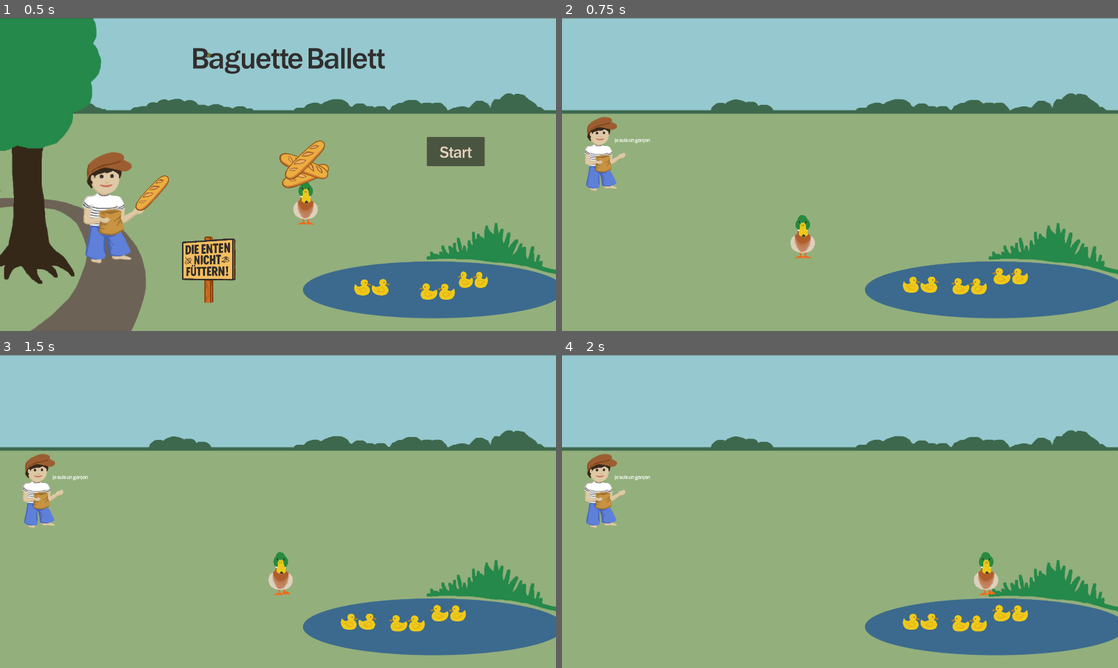
Above: before the commit, frames 1-4 (two rows, left to right).
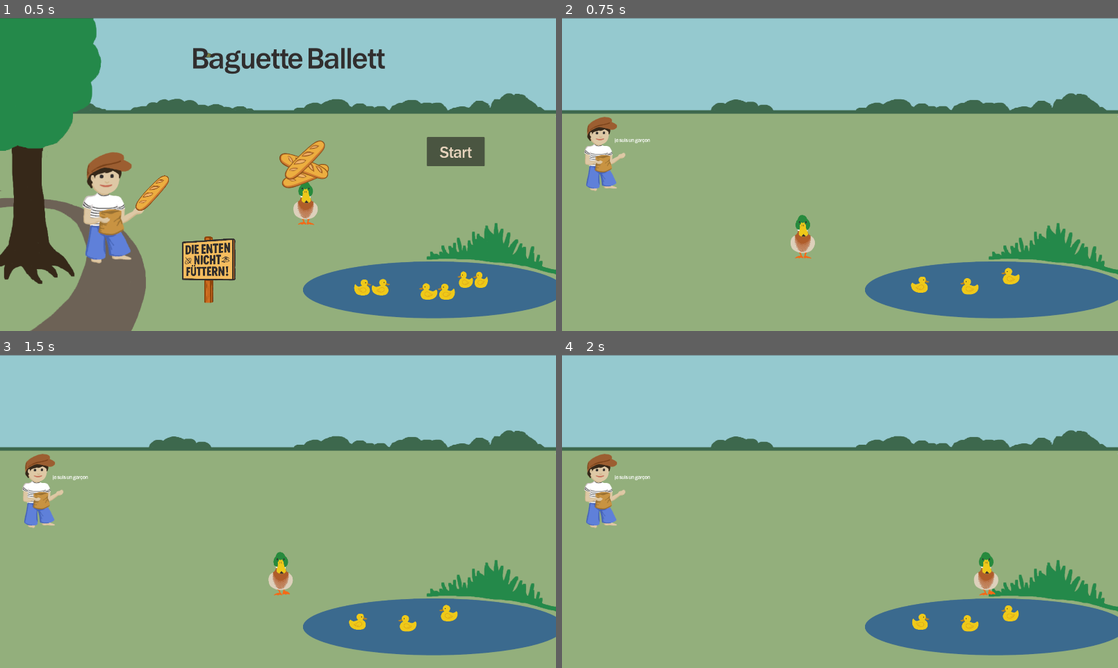
Above: after the commit, the same moments.

Repository: baguette-ballett/baguette-ballett
Game: Godot game, scene res://scenes/intro/intro.tscn
The game is run twice, just before and just after one commit, with the same random seed, the same clock (stepped at 60 frames per second) and the same inputs.
Inputs:
- Up to frame 1 (0.5 s): no input
- Up to frame 2 (0.75 s): click "Start" at 0.5 s
- Up to frame 3 (1.5 s): tap Enter (ui_accept) at 1.25 s; hold Right (ui_right) from 1.28 s (still down); hold Enter (ui_accept) from 1.28 s (still down)
- Up to frame 4 (2 s): keep holding Right (ui_right); keep holding Enter (ui_accept)

Frame 1 is identical in both runs. In frame 2, 0.7% of the frame differs, in the area x 61-84%, y 79-89%; in frame 3, 0.7%; in frame 4, 0.7%.

Commit message:
Let ducklings move, see #22

Diff:
--- a/scenes/level/level.tscn
+++ b/scenes/level/level.tscn
@@ -22,6 +22,72 @@
 }
 point_count = 5
 
+[sub_resource type="AtlasTexture" id="AtlasTexture_m0bv2"]
+atlas = ExtResource("8_tf2q7")
+region = Rect2(0, 0, 128, 112)
+
+[sub_resource type="AtlasTexture" id="AtlasTexture_b7m21"]
+atlas = ExtResource("8_tf2q7")
+region = Rect2(128, 0, 128, 112)
+
+[sub_resource type="SpriteFrames" id="SpriteFrames_pm6rs"]
+animations = [{
+"frames": [{
+"duration": 1.0,
+"texture": SubResource("AtlasTexture_m0bv2")
+}, {
+"duration": 1.0,
+"texture": SubResource("AtlasTexture_b7m21")
+}],
+"loop": true,
+"name": &"default",
+"speed": 1.0
+}]
+
+[sub_resource type="AtlasTexture" id="AtlasTexture_vrc4q"]
+atlas = ExtResource("8_tf2q7")
+region = Rect2(0, 0, 128, 112)
+
+[sub_resource type="AtlasTexture" id="AtlasTexture_x4oov"]
+atlas = ExtResource("8_tf2q7")
+region = Rect2(128, 0, 128, 112)
+
+[sub_resource type="SpriteFrames" id="SpriteFrames_ivku7"]
+animations = [{
+"frames": [{
+"duration": 1.0,
+"texture": SubResource("AtlasTexture_vrc4q")
+}, {
+"duration": 1.0,
+"texture": SubResource("AtlasTexture_x4oov")
+}],
+"loop": true,
+"name": &"default",
+"speed": 5.0
+}]
+
+[sub_resource type="AtlasTexture" id="AtlasTexture_ss4b2"]
+atlas = ExtResource("8_tf2q7")
+region = Rect2(0, 0, 128, 112)
+
+[sub_resource type="AtlasTexture" id="AtlasTexture_qjqsm"]
+atlas = ExtResource("8_tf2q7")
+region = Rect2(128, 0, 128, 112)
+
+[sub_resource type="SpriteFrames" id="SpriteFrames_0fkkc"]
+animations = [{
+"frames": [{
+"duration": 1.0,
+"texture": SubResource("AtlasTexture_ss4b2")
+}, {
+"duration": 1.0,
+"texture": SubResource("AtlasTexture_qjqsm")
+}],
+"loop": true,
+"name": &"default",
+"speed": 3.0
+}]
+
 [node name="level" type="Node2D"]
 script = ExtResource("1_vpf64")
 baguettes = ExtResource("1_5lpb7")
@@ -78,21 +144,24 @@
 autoplay = true
 parameters/looping = true
 
-[node name="Duckling1" type="Sprite2D" parent="."]
+[node name="Duckling1" type="AnimatedSprite2D" parent="."]
 position = Vector2(1237, 920)
 scale = Vector2(0.5, 0.5)
-texture = ExtResource("8_tf2q7")
+sprite_frames = SubResource("SpriteFrames_pm6rs")
+autoplay = "default"
 flip_h = true
 
-[node name="Duckling2" type="Sprite2D" parent="."]
+[node name="Duckling2" type="AnimatedSprite2D" parent="."]
 position = Vector2(1549, 891)
 scale = Vector2(0.5, 0.5)
-texture = ExtResource("8_tf2q7")
-
-[node name="Duckling3" type="Sprite2D" parent="."]
+sprite_frames = SubResource("SpriteFrames_ivku7")
+autoplay = "default"
+
+[node name="Duckling3" type="AnimatedSprite2D" parent="."]
 position = Vector2(1407, 926)
 scale = Vector2(0.5, 0.5)
-texture = ExtResource("8_tf2q7")
+sprite_frames = SubResource("SpriteFrames_0fkkc")
+autoplay = "default"
 
 [node name="Control (full layout)" type="Control" parent="."]
 visible = false
Not shown: 1 places in scenes/level/level.tscn that only renumber resources
